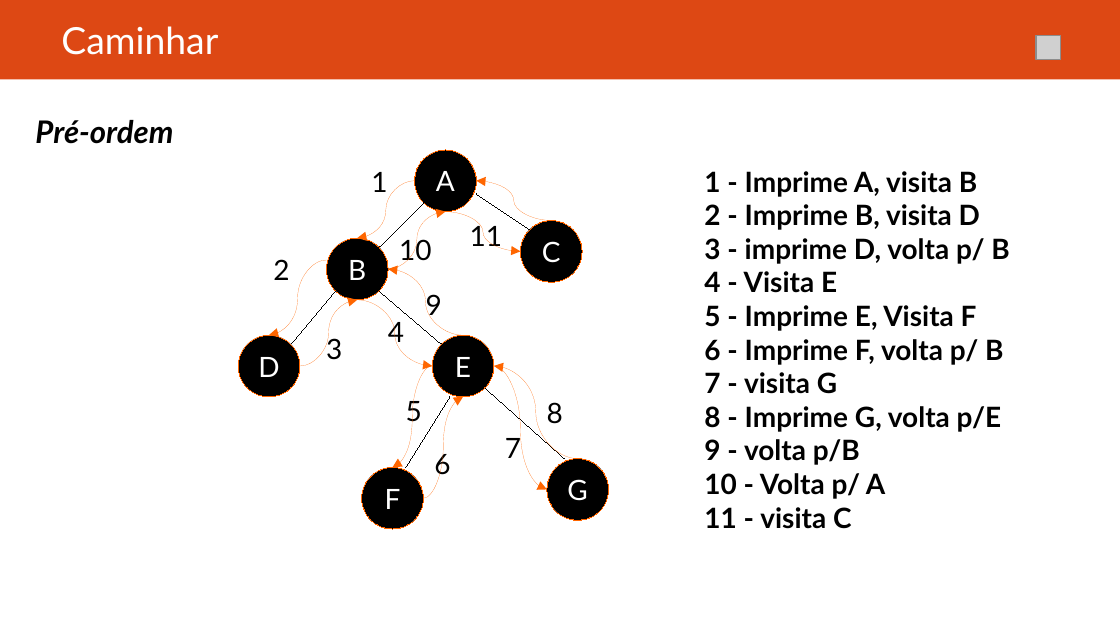
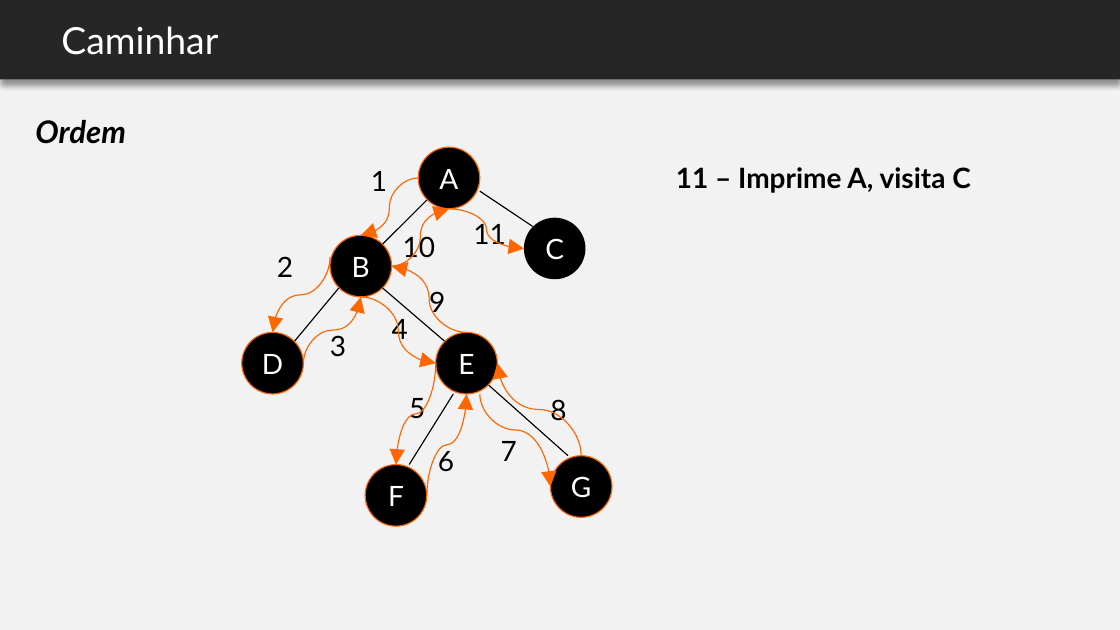
Before and after one commit to felipemarc/AED1_2016-2, a slide deck: slide 116 of ap_arvores/AED - arvores.pptx (slide 76 before the commit). Drawn at 1120x630 pixels with LibreOffice and Linux fonts; fonts in the diff are those of the drawing; grey boxes stand for pictures; background and template pictures are left out. Boxes give left, top, right and bottom in pixels: in the first picture for what was removed or moved away, otherwise in the second. Text is boxed around its words. In the diff, an @@ line names an element or a change of style, - is before the commit and + after.

```diff
--- a/ap_arvores/AED - arvores.pptx
+++ b/ap_arvores/AED - arvores.pptx
@@ background #FFFFFF to #F2F2F2 @@
@@ rectangle at (0,0,1120,80): fill #DD4814 to #262626; shadow on @@
@@ picture removed at (1036,36,1061,60) @@
@@ text at (35,120,125,144): text changed @@
-Pré-ordem
+Ordem
@@ text added at (676,167,971,193), 18 pt, text #000000, bold @@
+11 – Imprime A, visita C
@@ text removed at (704,171,1009,529) @@
-1 - Imprime A, visita B
-2 - Imprime B, visita D
-3 - imprime D, volta p/ B
-4 - Visita E
-5 - Imprime E, Visita F
-6 - Imprime F, volta p/ B
-7 - visita G
-8 - Imprime G, volta p/E
-9 - volta p/B
-10 - Volta p/ A
-11 - visita C
@@ curved arrow removed from (551, 221) to (476, 180) @@
@@ 4 ellipses, 4 curved arrows, 2 texts, 2 lines: place and size @@
-4 ellipses, 4 curved arrows, 2 texts, 2 lines at (239,180,608,529)
+4 ellipses, 4 curved arrows, 2 texts, 2 lines at (242,178,612,526)
@@ ellipse "C" at (524,217,586,279): outline #FF6600 0.75 pt to none @@
@@ 6 curved arrows, 4 texts, 4 lines, 3 ellipses: place and size @@
-6 curved arrows, 4 texts, 4 lines, 3 ellipses at (273,150,582,480)
+6 curved arrows, 4 texts, 4 lines, 3 ellipses at (277,147,586,472)
@@ curved arrow moved from (494, 366) - (547, 489) to (479, 394) - (550, 487) @@
@@ text "7" rewrapped from (505,434,521,458) to (501,441,517,461) @@
```
Also in this commit, not shown: 83 other slides changed, 53 slides added, 16 slides removed.
